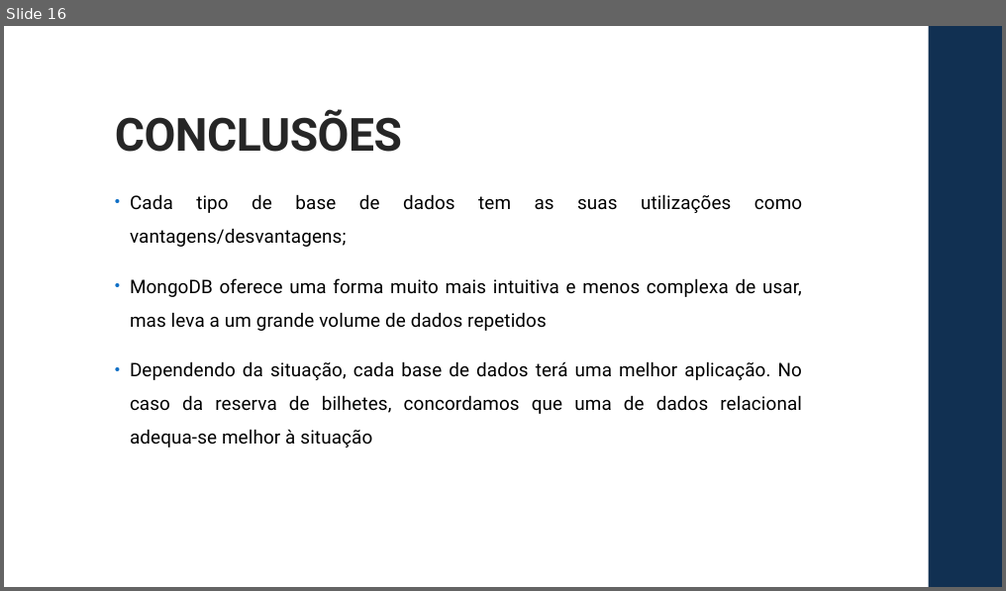
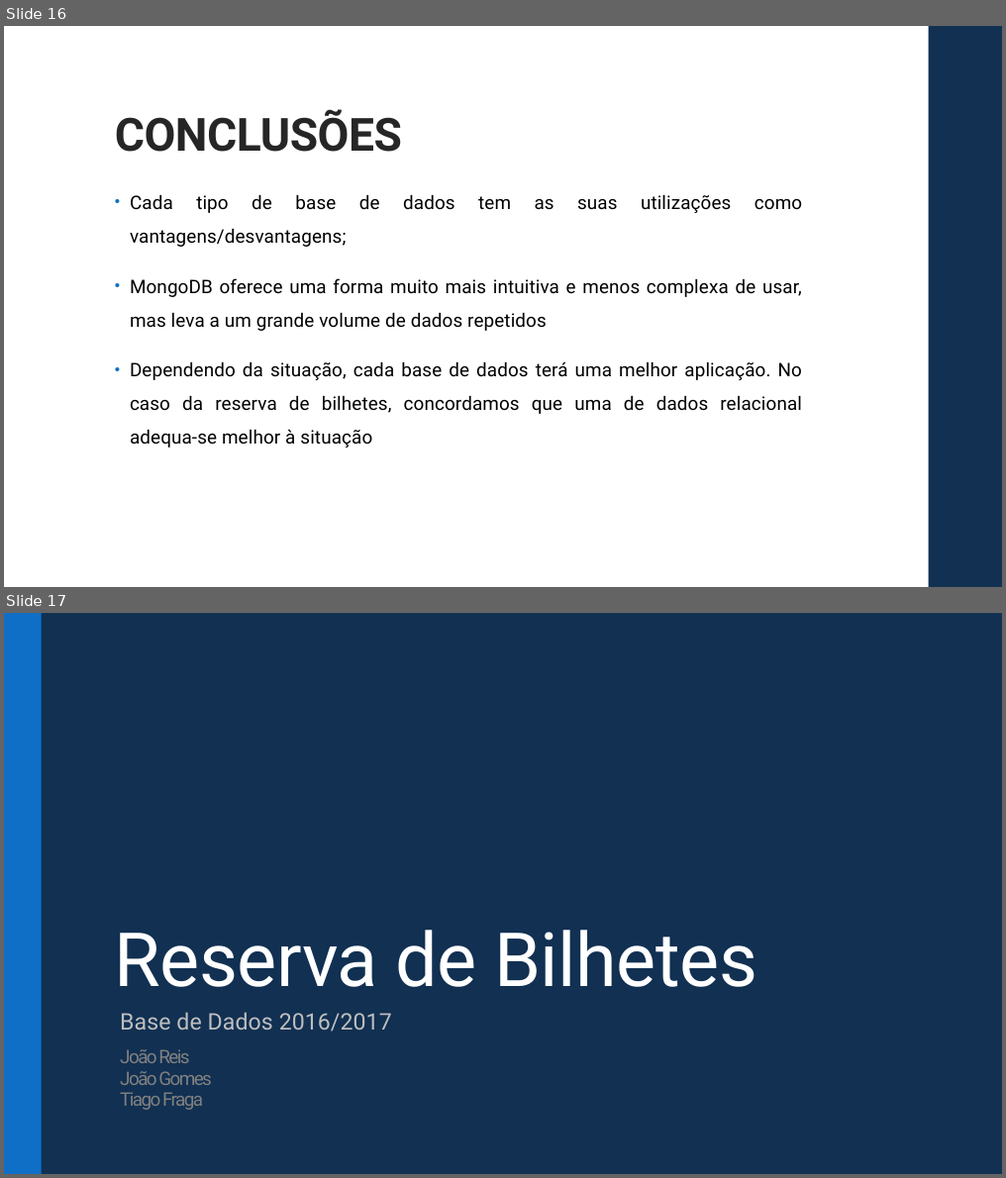
Before and after one commit to JoaoGomes2110/bd-1617, a slide deck: 2 - MongoDB/Reserva de Bilhetes.pptx. Shown one above the other, each under a label of ours: slide 16 before the commit, slides 16 and 17 after it. The pictures are 1006x591 and 1006x1178 pixels, drawn with LibreOffice and Linux fonts; fonts in the diff are those of the drawing. Boxes give left, top, right and bottom in pixels: in the first picture for what was removed or moved away, otherwise in the second. Text is boxed around its words. In the diff, an @@ line names an element or a change of style, - is before the commit and + after.

```diff
--- a/2 - MongoDB/Reserva de Bilhetes.pptx
+++ b/2 - MongoDB/Reserva de Bilhetes.pptx
@@ slide 17 added at (x1=4, y1=613, x2=1002, y2=1174), background #113052 @@
@@ rectangle added at (x1=4, y1=613, x2=42, y2=1174), fill #0F6FC6 @@
@@ title added at (x1=115, y1=930, x2=757, y2=987), 72 pt, text #FFFFFF @@
+Reserva de Bilhetes
@@ subtitle added at (x1=120, y1=1012, x2=392, y2=1032), 22 pt, text #BFBFBF @@
+Base de Dados 2016/2017
@@ text added at (x1=120, y1=1050, x2=212, y2=1110), 18 pt, text #808080 @@
+João Reis
+João Gomes
+Tiago Fraga
```
Also in this commit, not shown: 1 slide changed, 3 other files.
